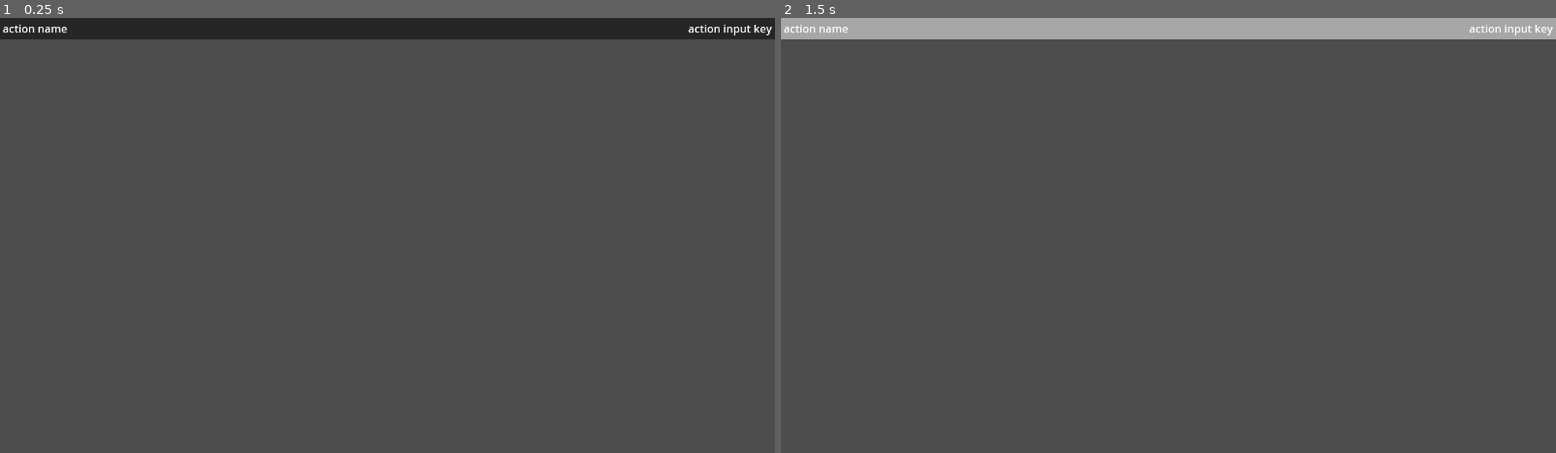
Above: before the commit, frames 1-2 (left to right).
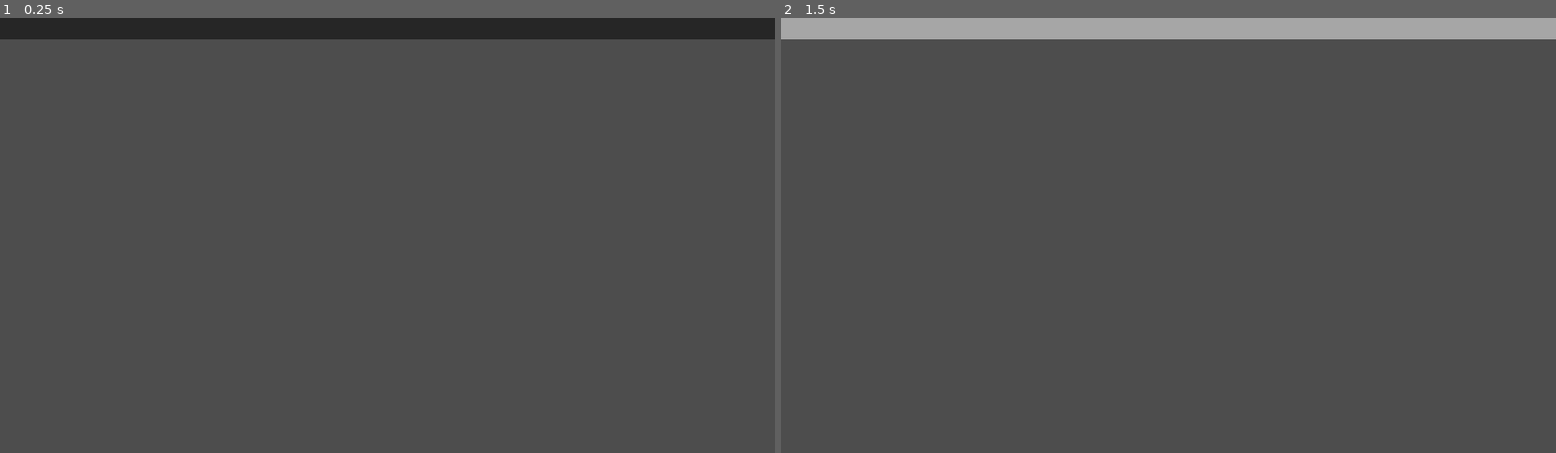
Above: after the commit, the same moments.

Repository: SytonK/settings-and-menus
Game: Godot game, scene res://src/UI/menus/settings/rebind/input action rebind button/input_action_rebind_button.tscn
Same seed, same stepped clock (60 frames per second), same inputs: the game is played once before the commit and once after it. The project has no main scene, so this scene is started directly.
Inputs (mouse positions are in pixels of both pictures, inside the frame that each line leads up to):
- Up to frame 1 (0.25 s): no input
- Up to frame 2 (1.5 s): click (1168, 26) at 0.5 s; click (1168, 26) at 1.25 s

The runs differ from the first frame. In frame 1, 0.2% of the frame differs, in the area x 0-100%, y 1-5%; in frame 2, 0.1%.

Commit message:
fix null ref with input map

Diff:
--- a/src/UI/menus/settings/rebind/input action rebind button/input_action_rebind_button.gd
+++ b/src/UI/menus/settings/rebind/input action rebind button/input_action_rebind_button.gd
@@ -8,10 +8,16 @@
 @onready var action_input_label: Label = $MarginContainer/HBoxContainer/ActionInputLabel
 
 
+func _ready() -> void:
+	_set_action_name(action_name)
+
+
 func _set_action_name(new_action_name: String) -> void:
 	action_name = new_action_name
 
-	action_name_label.text = action_name
+	if action_name_label:
+		action_name_label.text = action_name
 
-	var events = InputMap.action_get_events(action_name)
-	action_input_label.text = events[0].as_text() if events.size() > 0 else ""
+	if action_input_label:
+		var events = InputMap.action_get_events(action_name)
+		action_input_label.text = events[0].as_text() if events.size() > 0 else ""
